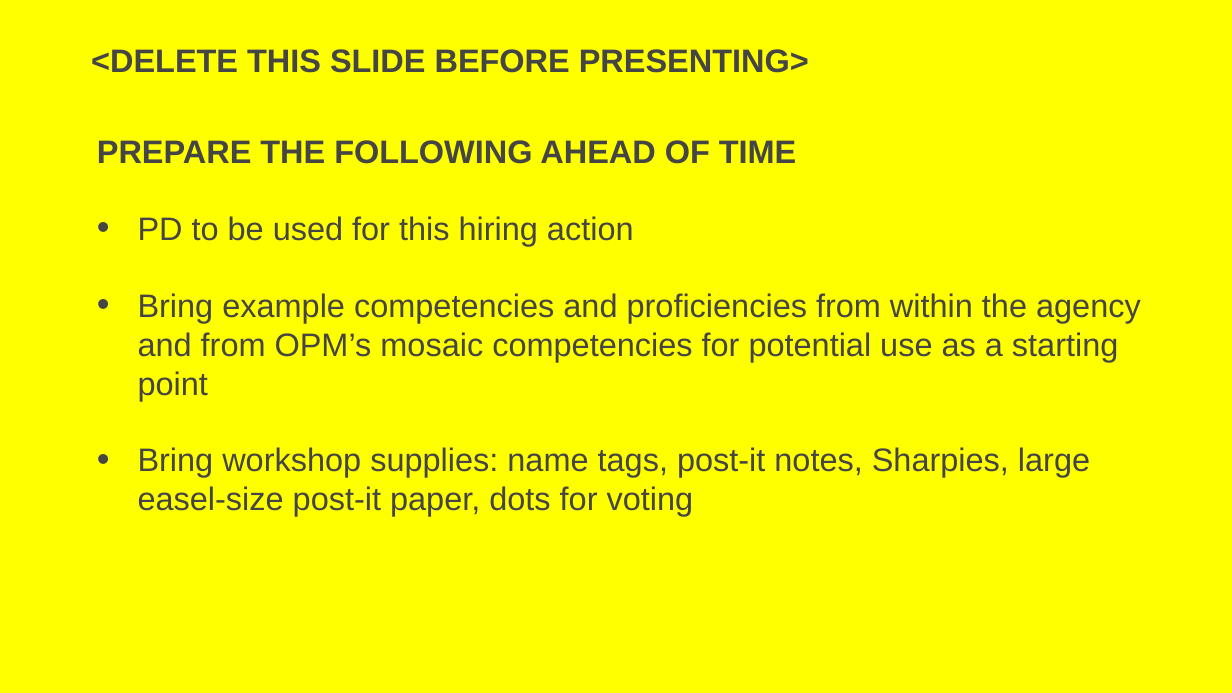
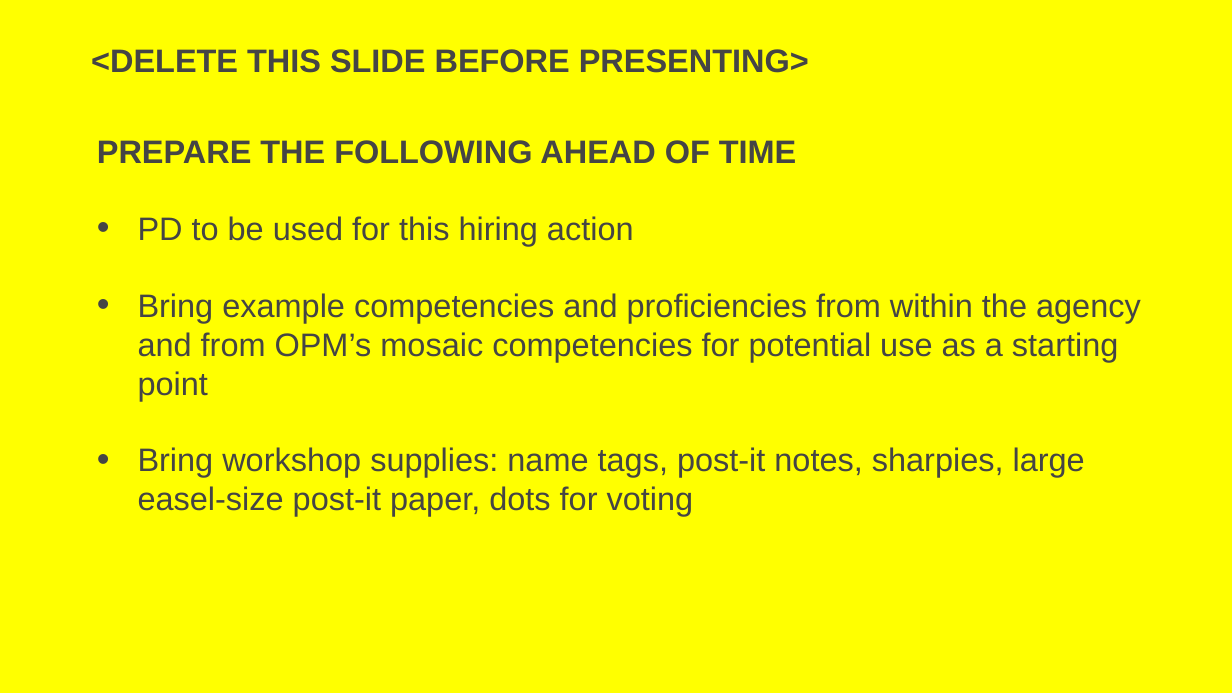
Before and after one commit to usds/SME-QA-Website, a slide deck: slide 2 of toolkit/job-analysis/job-analysis-presentation.pptx. Drawn at 1232x693 pixels with LibreOffice and Linux fonts; fonts in the diff are those of the drawing. Boxes give left, top, right and bottom in pixels: in the first picture for what was removed or moved away, otherwise in the second. Text is boxed around its words. In the diff, an @@ line names an element or a change of style, - is before the commit and + after.

```diff
--- a/toolkit/job-analysis/job-analysis-presentation.pptx
+++ b/toolkit/job-analysis/job-analysis-presentation.pptx
@@ text at box(138, 447, 1085, 517): text changed @@
-• Bring workshop supplies: name tags, post-it notes, Sharpies, large easel-size post-it paper, dots for voting
+• Bring workshop supplies: name tags, post-it notes, sharpies, large easel-size post-it paper, dots for voting
```
Also in this commit, not shown: 14 other slides changed, 5 slides added, 1 slide removed, 2 other files.
